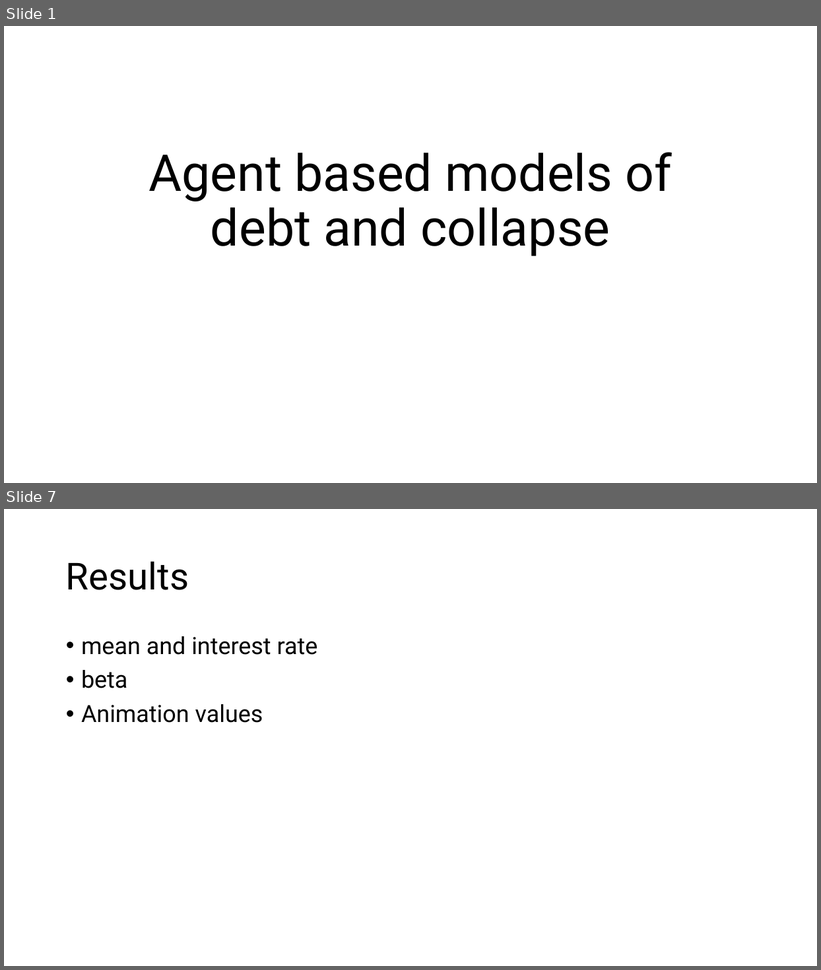
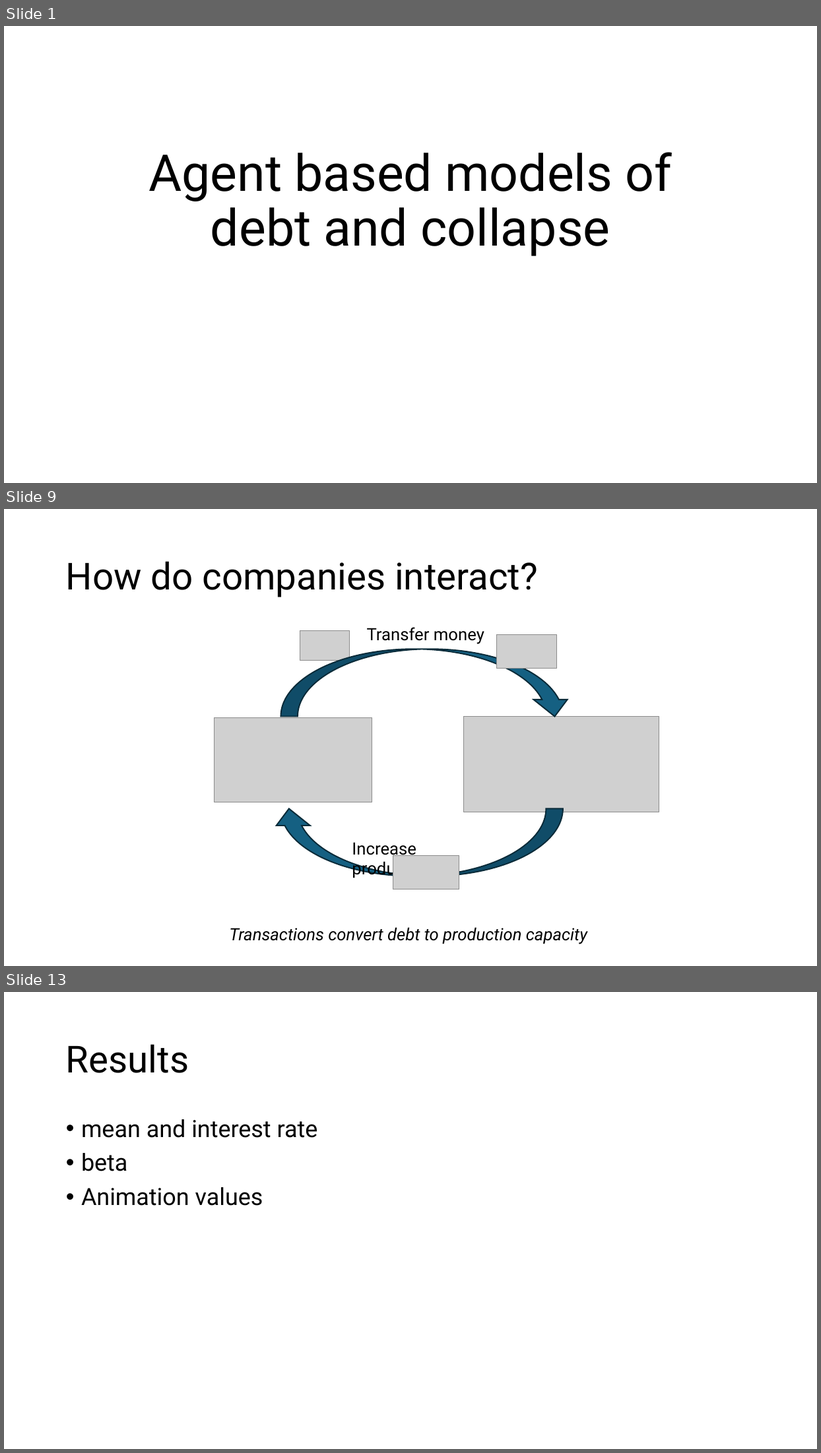
Before and after one commit to 2BeAsh/masters_project, a slide deck: Agent based models of debt and collapse.pptx. Shown one above the other, each under a label of ours: slides 1 and 7 before the commit, slides 1, 9 and 13 after it; the slides between them are not shown. The pictures are 821x970 and 821x1453 pixels, drawn with LibreOffice and Linux fonts; fonts in the diff are those of the drawing; grey boxes stand for pictures. Boxes give left, top, right and bottom in pixels: in the first picture for what was removed or moved away, otherwise in the second. Text is boxed around its words. In the diff, an @@ line names an element or a change of style, - is before the commit and + after.

```diff
--- a/Agent based models of debt and collapse.pptx
+++ b/Agent based models of debt and collapse.pptx
@@ slide 9 added at (4,509,817,966), background #FFFFFF @@
@@ title added at (66,561,538,597), 44 pt, text #000000 @@
+How do companies interact?
@@ text added at (367,627,484,644), 20 pt, text #000000 @@
+Transfer money
@@ picture added at (300,631,349,661) @@
@@ picture added at (496,634,556,668) @@
@@ curved down arrow added at (281,650,572,717), fill #156082, outline #092A39 1.5 pt @@
@@ picture added at (215,718,372,803) @@
@@ picture added at (463,716,659,812) @@
@@ curved down arrow added at (273,809,564,877), fill #156082, outline #092A39 1.5 pt @@
@@ text added at (352,842,433,879), 20 pt, text #000000 @@
+Increase production
@@ picture added at (393,855,459,890) @@
@@ text added at (229,927,587,945), 20 pt, text #000000, italic @@
+Transactions convert debt to production capacity
@@ what was slide 7 is now slide 13 @@
```
Also in this commit, not shown: 3 slides changed, 9 other slides added, 3 slides removed.
